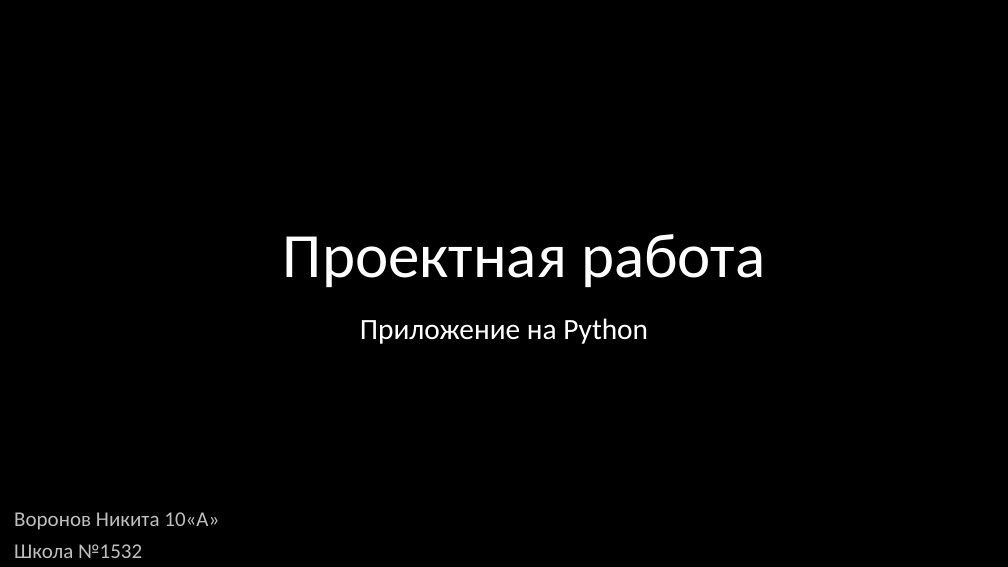
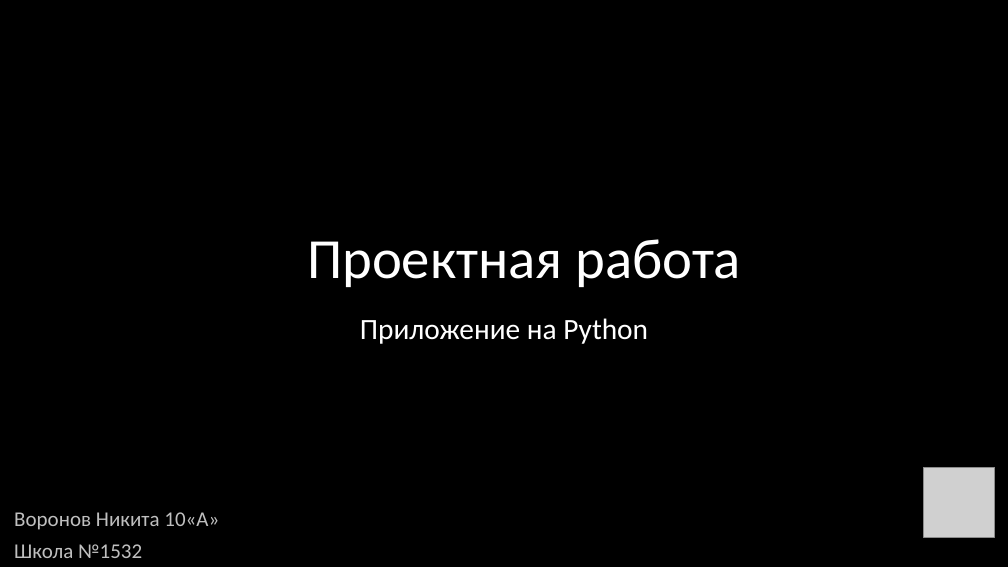
Before and after one commit to voronov-nikita/DoubleScreen, a slide deck: slide 1 of individualProject.pptx. Drawn at 1008x567 pixels with LibreOffice and Linux fonts; fonts in the diff are those of the drawing; grey boxes stand for pictures; background and template pictures are left out. Boxes give left, top, right and bottom in pixels: in the first picture for what was removed or moved away, otherwise in the second. Text is boxed around its words. In the diff, an @@ line names an element or a change of style, - is before the commit and + after.

Commit message:
pptx

```diff
--- a/individualProject.pptx
+++ b/individualProject.pptx
@@ title "Проектная работа" at (307, 239, 741, 287): size 60 to 54 pt @@
@@ picture added at (923, 467, 995, 538) @@
```
Also in this commit, not shown: 1 slide removed.
